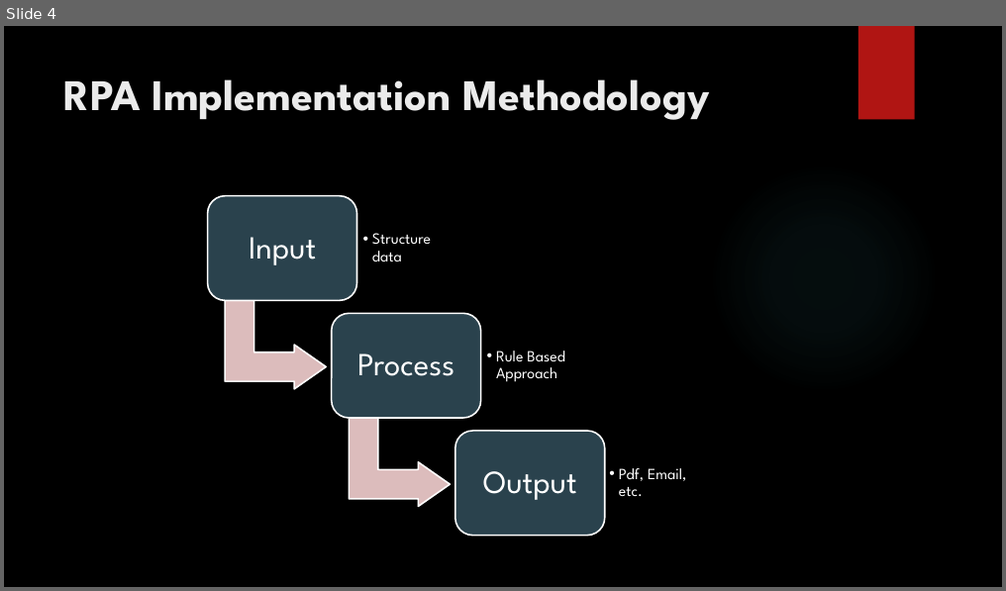
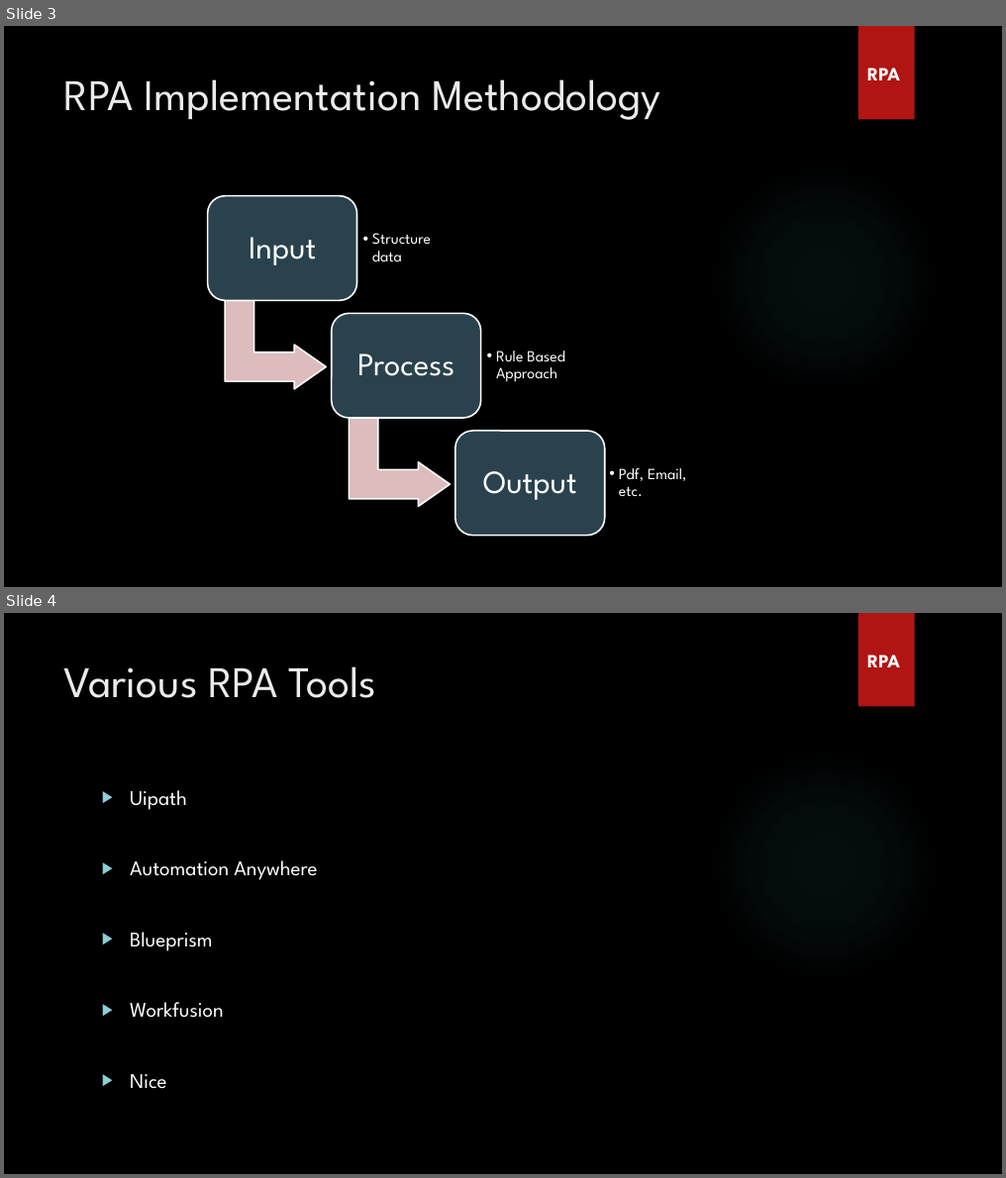
Before and after one commit to arunpandianm/RPA_Webinar, a slide deck: Robotic Process Automation.pptx. Shown one above the other, each under a label of ours: slide 4 before the commit, slides 3 and 4 after it. The pictures are 1006x591 and 1006x1178 pixels, drawn with LibreOffice and Linux fonts; fonts in the diff are those of the drawing; background and template pictures are left out. Boxes give left, top, right and bottom in pixels: in the first picture for what was removed or moved away, otherwise in the second. Text is boxed around its words. In the diff, an @@ line names an element or a change of style, - is before the commit and + after.

```diff
--- a/Robotic Process Automation.pptx
+++ b/Robotic Process Automation.pptx
@@ slide 4 added at <box>4,613,1002,1174</box>, background picture (left out); not listed: 2 template elements that a slide beside it also shows @@
@@ title added at <box>64,666,376,698</box>, 42 pt, text #EBEBEB @@
+Various RPA Tools
@@ text added at <box>867,655,900,667</box>, 18 pt, text #FFFFFF, bold @@
+RPA
@@ text added at <box>130,790,317,1089</box>, 20 pt, text #FFFFFF @@
+▶ Uipath
+▶ Automation Anywhere
+▶ Blueprism
+▶ Workfusion
+▶ Nice
@@ what was slide 4 is now slide 3 @@
@@ slide 3 changed as well @@
@@ title "RPA Implementation Methodology" at <box>64,79,661,120</box>: bold off @@
@@ text added at <box>867,68,900,80</box>, 18 pt, text #FFFFFF, bold @@
+RPA
```
Also in this commit, not shown: 6 other slides changed, 5 other slides added, 4 slides removed.
